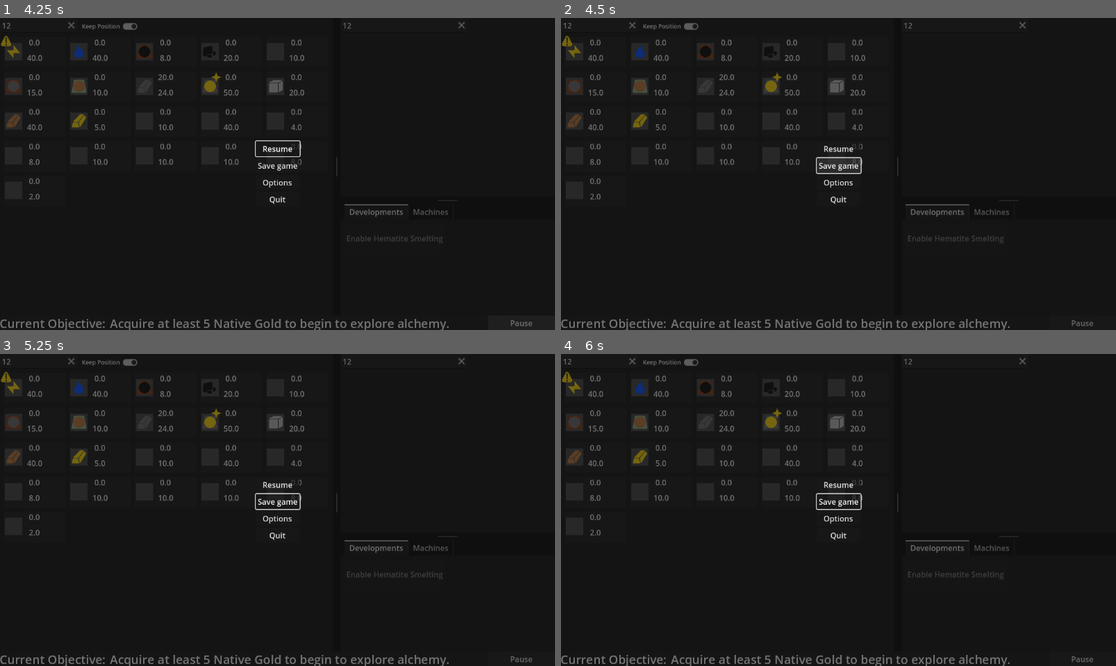
Above: before the commit, frames 1-4 (two rows, left to right).
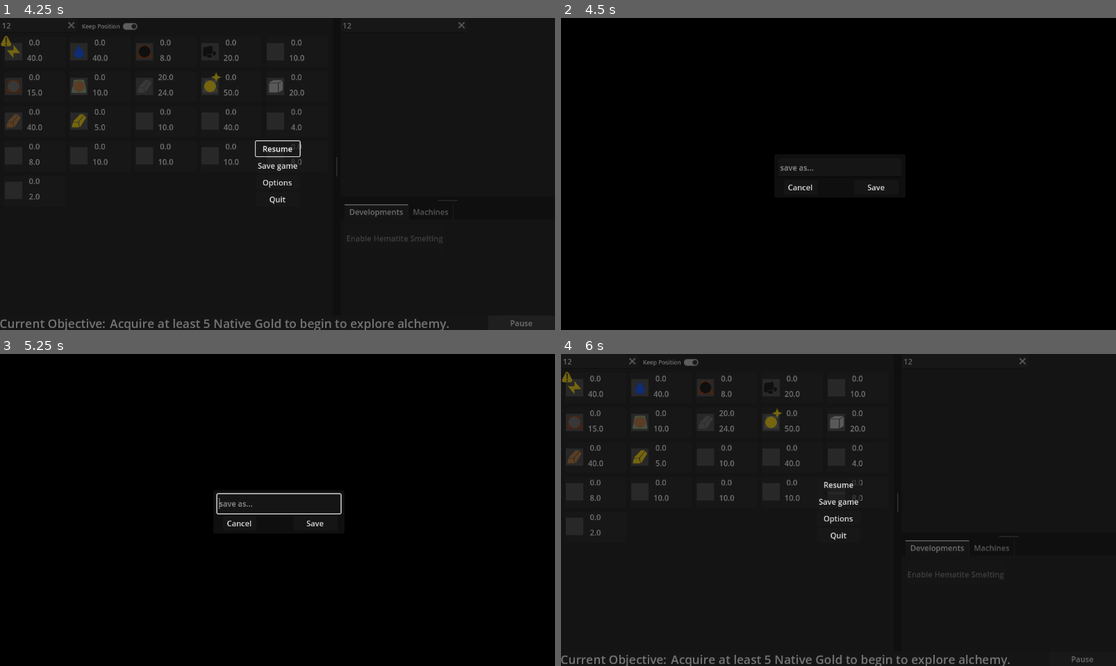
Above: after the commit, the same moments.

Repository: Carth501/The-Big-Grid
Game: Godot game, scene res://scenes/MainMenu.tscn
The game is run twice, just before and just after one commit, with the same random seed, the same clock (stepped at 60 frames per second) and the same inputs. Sound files missing from this copy of the repository are replaced by a short silence.
Inputs (mouse positions are in pixels of both pictures, inside the frame that each line leads up to):
- Up to frame 1 (4.25 s): click "New Game" at 0.5 s; click (38, 24) at 1.27 s; type "12" at 1.35 s; click (405, 24) at 1.5 s; type "12" at 1.58 s; click "[center]0.0[/center]" at 2 s; click "[center]20.0[/center]" at 2.75 s; click "Pause" at 3.5 s
- Up to frame 2 (4.5 s): click "Save game" at 4.25 s
- Up to frame 3 (5.25 s): click (277, 510) at 5.02 s
- Up to frame 4 (6 s): click (799, 522) at 5.75 s, where only the run after the commit has a clickable "Cancel"

Frame 1 is identical in both runs. In frame 2, 7.3% of the frame differs, in the area x 0-96%, y 1-100%; in frame 3, 7.4%; in frame 4, 0.1%.

Commit message:
Altered save button in game
Altered save button in game to work with save panel and added color-rect to make it easier to see

Diff:
--- a/scenes/Game.tscn
+++ b/scenes/Game.tscn
@@ -41,8 +41,8 @@
 starting_action_ids = Array[String](["generate_electricity", "pump_water", "burn_coal", "gather_sand", "extract_coal", "extract_hematite"])
 machine_factory = NodePath("Logic/MachineFactory")
 development_handler = NodePath("Logic/DevelopmentHandler")
-save_file_panel = NodePath("Display/SaveFilePanel")
-save_file_name = NodePath("Display/SaveFilePanel/Panel/TextEdit")
+save_file_panel = NodePath("SaveFilePanel")
+save_file_name = NodePath("SaveFilePanel/ColorRect/Panel/TextEdit")
 
 [node name="Display" type="ColorRect" parent="."]
 anchors_preset = 15
@@ -261,55 +261,6 @@
 layout_mode = 2
 size_flags_horizontal = 3
 
-[node name="SaveFilePanel" type="Button" parent="Display"]
-visible = false
-self_modulate = Color(1, 1, 1, 0)
-layout_mode = 1
-anchors_preset = 15
-anchor_right = 1.0
-anchor_bottom = 1.0
-grow_horizontal = 2
-grow_vertical = 2
-
-[node name="Panel" type="Panel" parent="Display/SaveFilePanel"]
-layout_mode = 1
-anchors_preset = 8
-anchor_left = 0.5
-anchor_top = 0.5
-anchor_right = 0.5
-anchor_bottom = 0.5
-offset_left = -136.0
-offset_top = -45.0
-offset_right = 136.0
-offset_bottom = 45.0
-grow_horizontal = 2
-grow_vertical = 2
-
-[node name="TextEdit" type="LineEdit" parent="Display/SaveFilePanel/Panel"]
-layout_mode = 2
-offset_left = 8.0
-offset_top = 8.0
-offset_right = 264.0
-offset_bottom = 48.0
-placeholder_text = "save as..."
-
-[node name="Cancel" type="Button" parent="Display/SaveFilePanel/Panel"]
-layout_mode = 0
-offset_left = 20.0
-offset_top = 53.0
-offset_right = 89.0
-offset_bottom = 84.0
-text = "Cancel"
-
-[node name="Save" type="Button" parent="Display/SaveFilePanel/Panel"]
-layout_mode = 0
-offset_left = 165.0
-offset_top = 53.0
-offset_right = 258.0
-offset_bottom = 84.0
-text = "Save
-"
-
 [node name="Panel" type="Panel" parent="Display"]
 layout_mode = 1
 anchors_preset = 12
@@ -517,6 +468,65 @@
 [node name="AutoSaveTimer" type="Timer" parent="."]
 wait_time = 300.0
 autostart = true
+
+[node name="SaveFilePanel" type="Button" parent="."]
+process_mode = 3
+visible = false
+self_modulate = Color(1, 1, 1, 0)
+anchors_preset = 15
+anchor_right = 1.0
+anchor_bottom = 1.0
+grow_horizontal = 2
+grow_vertical = 2
+
+[node name="ColorRect" type="ColorRect" parent="SaveFilePanel"]
+layout_mode = 1
+anchors_preset = 15
+anchor_right = 1.0
+anchor_bottom = 1.0
+grow_horizontal = 2
+grow_vertical = 2
+color = Color(0, 0, 0, 1)
+
+[node name="Panel" type="Panel" parent="SaveFilePanel/ColorRect"]
+top_level = true
+layout_mode = 1
+anchors_preset = 8
+anchor_left = 0.5
+anchor_top = 0.5
+anchor_right = 0.5
+anchor_bottom = 0.5
+offset_left = -133.5
+offset_top = -41.0
+offset_right = 138.5
+offset_bottom = 49.0
+grow_horizontal = 2
+grow_vertical = 2
+
+[node name="TextEdit" type="LineEdit" parent="SaveFilePanel/ColorRect/Panel"]
+layout_mode = 2
+offset_left = 8.0
+offset_top = 8.0
+offset_right = 264.0
+offset_bottom = 48.0
+placeholder_text = "save as..."
+
+[node name="Cancel" type="Button" parent="SaveFilePanel/ColorRect/Panel"]
+layout_mode = 0
+offset_left = 20.0
+offset_top = 53.0
+offset_right = 89.0
+offset_bottom = 84.0
+text = "Cancel"
+
+[node name="Save" type="Button" parent="SaveFilePanel/ColorRect/Panel"]
+layout_mode = 0
+offset_left = 165.0
+offset_top = 53.0
+offset_right = 258.0
+offset_bottom = 84.0
+text = "Save
+"
 
 [connection signal="dragged" from="Display/MiddleSplit" to="Display/MiddleSplit" method="_on_dragged"]
 [connection signal="resized" from="Display/MiddleSplit" to="Display/MiddleSplit" method="_on_resized"]
@@ -528,9 +538,6 @@
 [connection signal="text_changed" from="Display/MiddleSplit/RightSplit/ActionBackground/ActionSearch" to="Logic/ActionManager" method="set_action_filter"]
 [connection signal="close_action_menu" from="Display/MiddleSplit/RightSplit/ActionBackground/ActionMenu" to="Display/MiddleSplit/RightSplit/ActionBackground" method="open_actions_display"]
 [connection signal="close_supply_menu" from="Display/MiddleSplit/RightSplit/ActionBackground/SupplyMenuScrollContainer/MarginContainer/SupplyMenu" to="Display/MiddleSplit/RightSplit/ActionBackground" method="open_actions_display"]
-[connection signal="text_changed" from="Display/SaveFilePanel/Panel/TextEdit" to="." method="change_save_name"]
-[connection signal="pressed" from="Display/SaveFilePanel/Panel/Cancel" to="." method="toggle_save_file_panel"]
-[connection signal="pressed" from="Display/SaveFilePanel/Panel/Save" to="." method="save_as"]
 [connection signal="pressed" from="Display/Panel/Button" to="PauseMenu" method="pause_or_unpause"]
 [connection signal="finished" from="Display/MusicSystem/OrcDanceIndustrial" to="Display/MusicSystem" method="next_track"]
 [connection signal="finished" from="Display/MusicSystem/OrcDanceIntermediate" to="Display/MusicSystem" method="next_track"]
@@ -556,3 +563,6 @@
 [connection signal="pressed" from="PauseMenu/MarginContainer/VBoxContainer/Options" to="PauseMenu/Options_Menu" method="show"]
 [connection signal="pressed" from="PauseMenu/MarginContainer/VBoxContainer/Quit" to="PauseMenu" method="_quitGame"]
 [connection signal="timeout" from="AutoSaveTimer" to="." method="_on_auto_save_timer_timeout"]
+[connection signal="text_changed" from="SaveFilePanel/ColorRect/Panel/TextEdit" to="." method="change_save_name"]
+[connection signal="pressed" from="SaveFilePanel/ColorRect/Panel/Cancel" to="." method="toggle_save_file_panel"]
+[connection signal="pressed" from="SaveFilePanel/ColorRect/Panel/Save" to="." method="save_as"]
--- a/scripts/GameController.gd
+++ b/scripts/GameController.gd
@@ -133,7 +133,7 @@
 	save("autoSave")
 
 func SaveButton():
-	save("SaveGame")
+	toggle_save_file_panel()
 
 func _on_auto_save_timer_timeout() -> void:
 	autosave()
